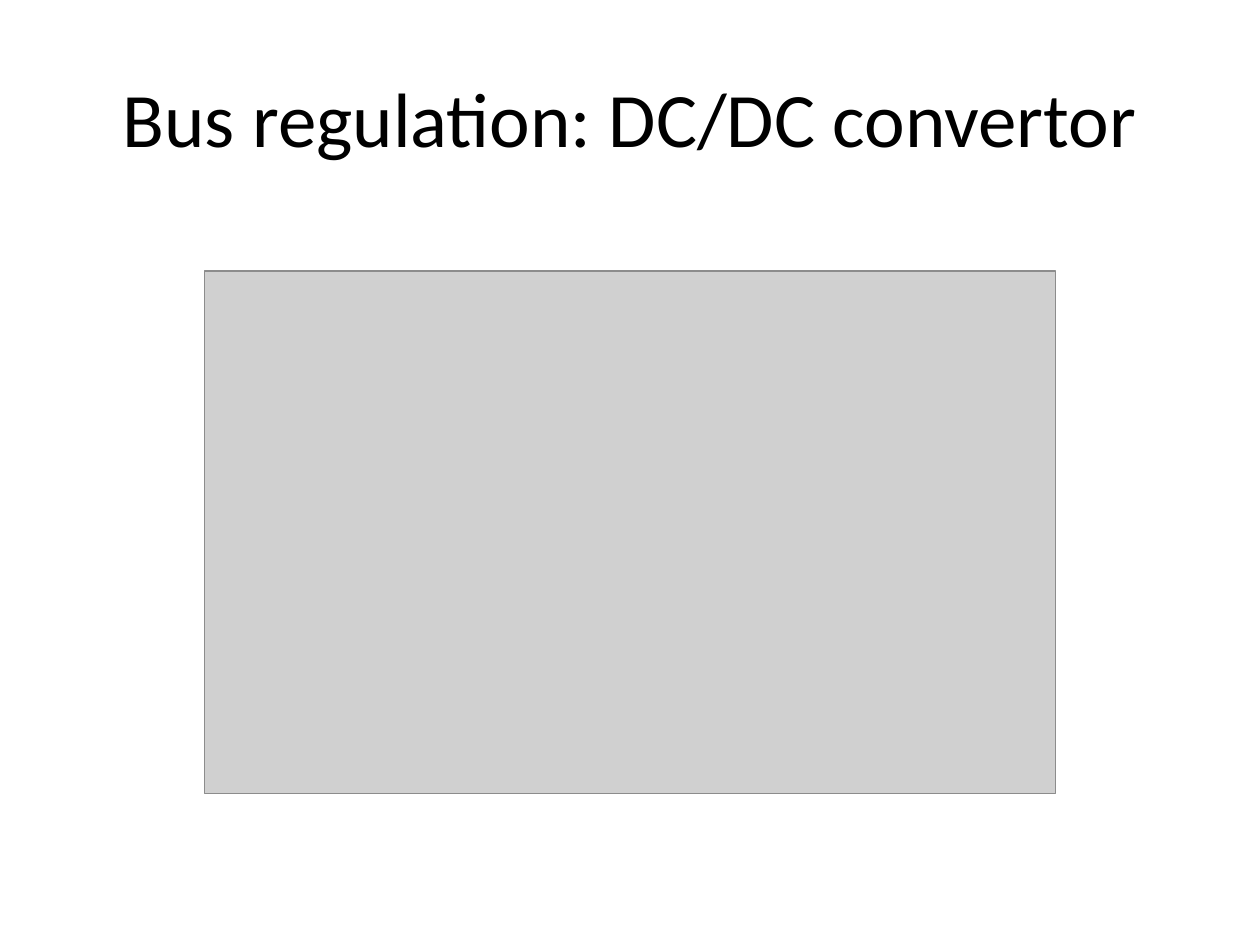
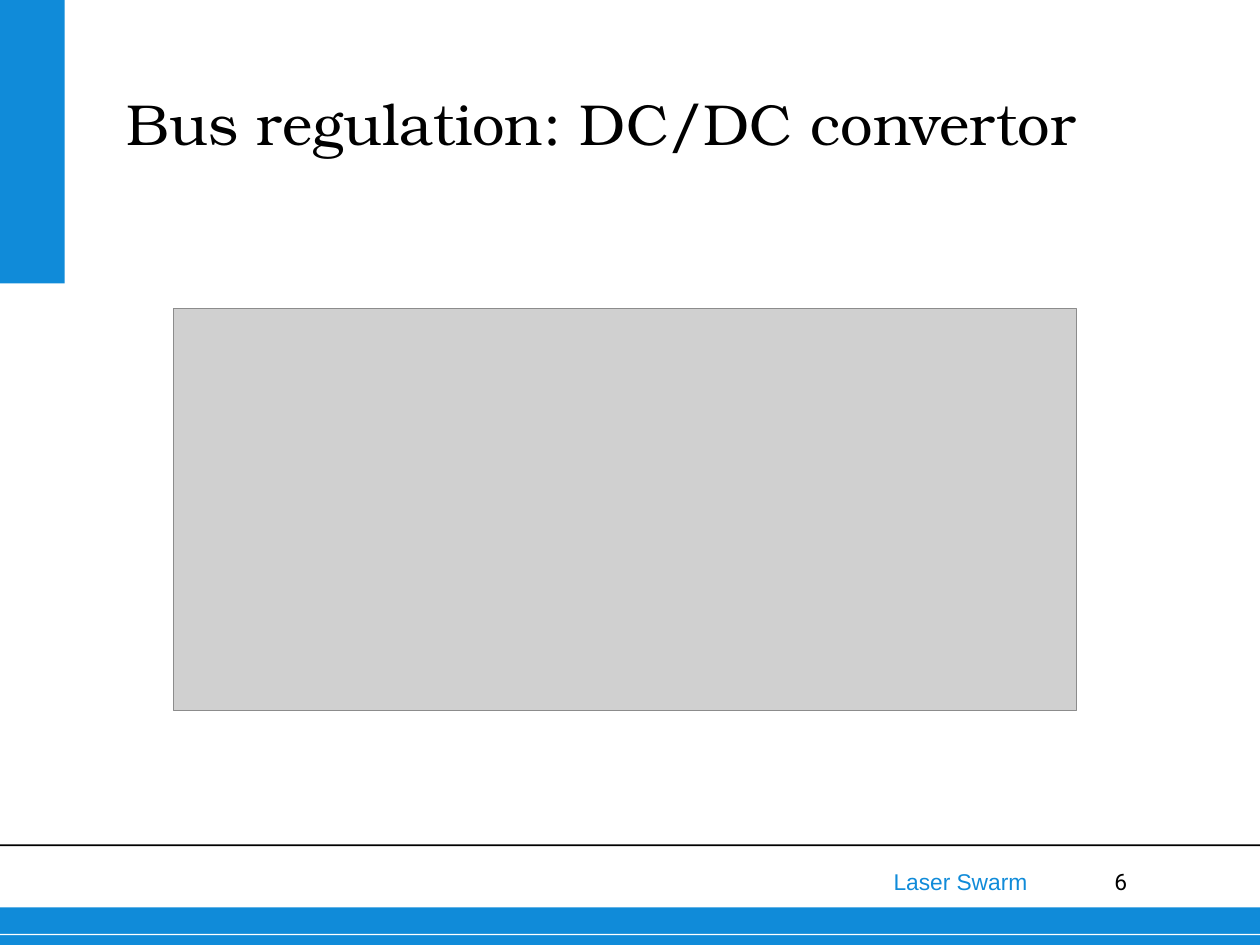
Before and after one commit to thewisenerd/laser-swarm, a slide deck: slide 6 of finalPresentation/subsections/EPS Final Design.ppt. Drawn at 1260x945 pixels with LibreOffice and Linux fonts; fonts in the diff are those of the drawing; grey boxes stand for pictures; background and template pictures are left out. Boxes give left, top, right and bottom in pixels: in the first picture for what was removed or moved away, otherwise in the second. Text is boxed around its words. In the diff, an @@ line names an element or a change of style, - is before the commit and + after.

```diff
--- a/finalPresentation/subsections/EPS Final Design.ppt
+++ b/finalPresentation/subsections/EPS Final Design.ppt
@@ rectangle added at <box>0,0,64,284</box>, fill #108BD9 @@
@@ text "Bus regulation: DC/DC convertor": place and size @@
-text "Bus regulation: DC/DC convertor" at <box>123,93,1136,161</box>
+text "Bus regulation: DC/DC convertor" at <box>126,103,1076,159</box>
@@ text "Bus regulation: DC/DC convertor" at <box>126,103,1076,159</box>: size 44 to 33 pt, font Calibri to TeX Gyre Bonum; alignment centre to left; indent changed; vertical alignment middle to bottom @@
@@ picture: place and size @@
-picture at <box>205,271,1056,794</box>
+picture at <box>174,309,1077,711</box>
@@ line added from (0, 845) to (1260, 845), #000000 0.99 pt @@
@@ text added at <box>894,874,1028,891</box>, 13 pt, text #108BD9 @@
+Laser Swarm
@@ page number added at <box>1114,874,1127,891</box>, 13 pt, text #000000 @@
+6
@@ rectangle added at <box>0,907,1260,945</box>, fill #108BD9 @@
@@ line added from (0, 935) to (1260, 935), #FFFFFF 0.74 pt @@
```
Also in this commit, not shown: 8 other slides changed.
